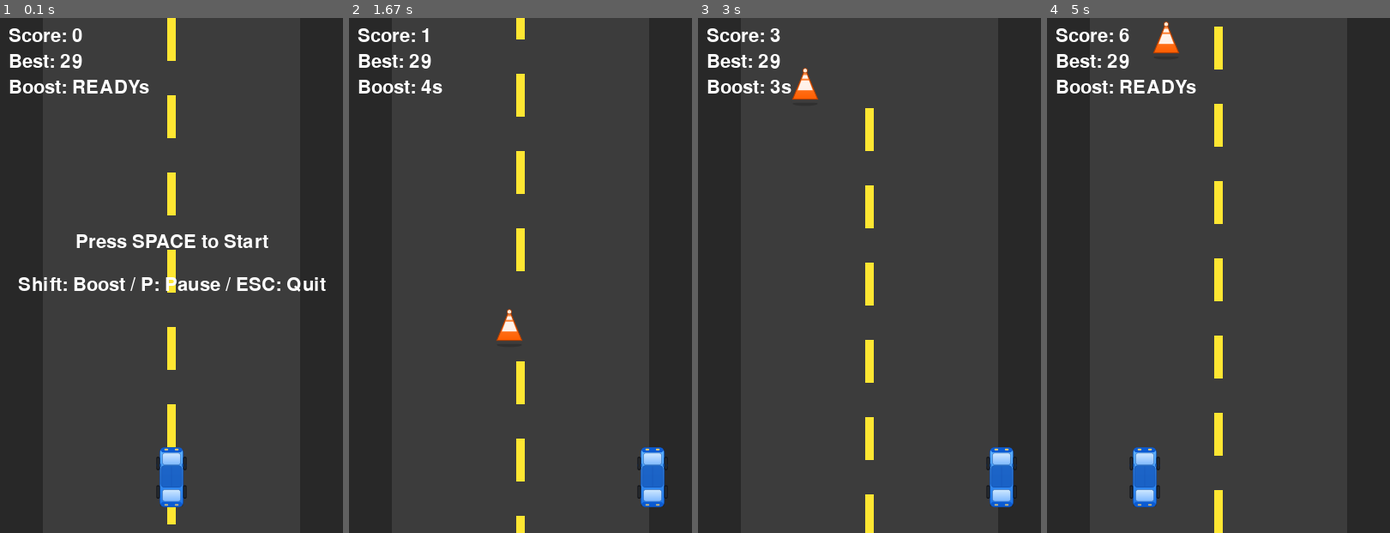
Above: before the commit, frames 1-4 (left to right).
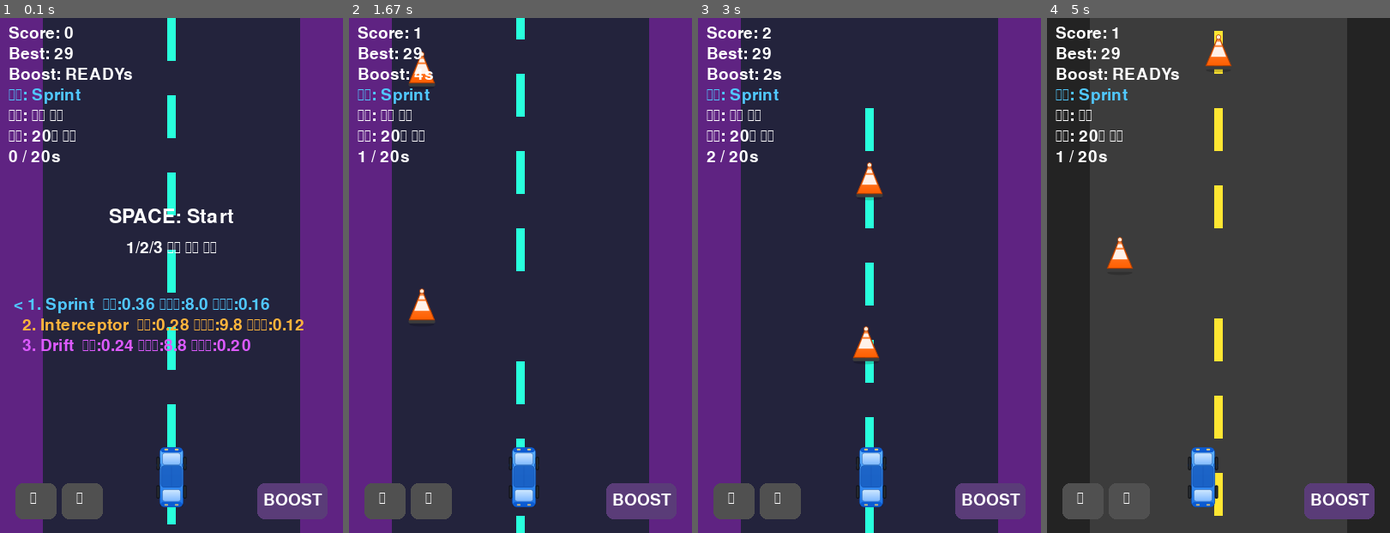
Above: after the commit, the same moments.

Repository: edumgt/pygame
Game: pygame game, started from car_race.py
Same seed, same stepped clock (60 frames per second), same inputs: the game is played once before the commit and once after it.
Inputs (mouse positions are in pixels of both pictures, inside the frame that each line leads up to):
- Up to frame 1 (0.1 s): no input
- Up to frame 2 (1.67 s): tap Space at 0.33, 1.07, 1.37 s; press the mouse at (640, 502) at 0.7 s; move the mouse to (623, 301) at 0.8 s; release the mouse at (606, 105) at 0.93 s; hold Shift 1-1.47 s; hold Right 1-1.47 s; click (383, 502) at 1.55 s, where only the run after the commit has a clickable "◀"
- Up to frame 3 (3 s): press the mouse at (732, 502) at 1.87 s; move the mouse to (763, 471) at 1.97 s; release the mouse at (794, 440) at 2.1 s; press the mouse at (989, 502) at 2.7 s; move the mouse to (931, 481) at 2.8 s; release the mouse at (869, 466) at 2.93 s
- Up to frame 4 (5 s): hold Right 3-3.47 s; tap Space at 3.07, 3.37, 4.23, 4.53, 4.8 s; click (1129, 502) at 3.55 s, where only the run after the commit has a clickable "▶"; tap Y at 3.83 s; hold Left 4.17-4.7 s; hold Left from 4.73 s (still down)

The runs differ from the first frame. In frame 1, 98% of the frame differs, in the area x 0-100%, y 0-100%; in frame 2, 99%; in frame 3, 99%; in frame 4, 7.7%.

Commit message:
feat: add advanced racing systems and build guide

Diff:
--- a/config.py
+++ b/config.py
@@ -8,20 +8,23 @@
     width: int = 400
     height: int = 600
     fps: int = 60
-    title: str = "🚗 자동차 경주 (Scene Manager 적용)"
+    title: str = "🚗 자동차 경주 (Advanced Edition)"
 
 
 @dataclass(frozen=True)
 class BalanceConfig:
-    car_speed: int = 5
-    boost_speed: int = 11
-    boost_duration_frames: int = 45
+    max_player_speed: float = 9.0
+    lane_change_speed: float = 0.15
+    boost_extra_speed: float = 4.0
+    boost_duration_frames: int = 40
     boost_cooldown_frames: int = 240
-    initial_obstacle_speed: float = 5.0
-    obstacle_speed_increase: float = 0.2
+    initial_enemy_speed: float = 4.2
+    enemy_speed_increase: float = 0.12
     initial_line_speed: float = 5.0
-    line_speed_increase: float = 0.05
+    line_speed_increase: float = 0.04
     score_tick_frames: int = 60
+    lane_count: int = 3
+    enemy_count: int = 3
 
 
 @dataclass(frozen=True)
@@ -55,3 +58,4 @@
 RED = (200, 30, 30)
 YELLOW = (255, 230, 50)
 ROAD_EDGE = (40, 40, 40)
+BLACK = (15, 15, 15)
--- a/core/game.py
+++ b/core/game.py
@@ -1,9 +1,10 @@
 import random
 import sys
+from dataclasses import dataclass
 
 import pygame
 
-from config import ASSETS, BALANCE, DISPLAY, GRAY, ITEMS, RED, ROAD_EDGE, SAVE, WHITE, YELLOW
+from config import ASSETS, BALANCE, DISPLAY, GRAY, ITEMS, RED, SAVE, WHITE, YELLOW
 from systems.resource_loader import ResourceLoader
 from systems.save_system import SaveSystem
 
@@ -15,6 +16,24 @@
     GAME_OVER = "game_over"
 
 
+@dataclass(frozen=True)
+class VehicleStat:
+    name: str
+    acceleration: float
+    max_speed: float
+    handling: float
+    color: tuple[int, int, int]
+
+
+@dataclass(frozen=True)
+class TrackTheme:
+    name: str
+    bg_color: tuple[int, int, int]
+    road_color: tuple[int, int, int]
+    edge_color: tuple[int, int, int]
+    line_color: tuple[int, int, int]
+
+
 class CarRaceGame:
     def __init__(self):
         pygame.init()
@@ -23,7 +42,8 @@
         self.screen = pygame.display.set_mode((DISPLAY.width, DISPLAY.height))
         pygame.display.set_caption(DISPLAY.title)
         self.clock = pygame.time.Clock()
-        self.font = pygame.font.SysFont(None, 32)
+        self.font = pygame.font.SysFont(None, 28)
+        self.large_font = pygame.font.SysFont(None, 34)
 
         self.loader = ResourceLoader()
         self.save_system = SaveSystem(SAVE.highscore_file)
@@ -34,20 +54,46 @@
         self.crash_sound = self.loader.load_sound(ASSETS.crash_sfx, volume=0.8)
         self.has_bgm = self.loader.load_bgm(ASSETS.bgm, volume=0.5)
 
+        self.vehicles = [
+            VehicleStat("Sprint", acceleration=0.36, max_speed=8.0, handling=0.16, color=(80, 200, 255)),
+            VehicleStat("Interceptor", acceleration=0.28, max_speed=9.8, handling=0.12, color=(255, 180, 60)),
+            VehicleStat("Drift", acceleration=0.24, max_speed=8.8, handling=0.2, color=(220, 90, 255)),
+        ]
+        self.selected_vehicle_idx = 0
+
+        self.track_themes = [
+            TrackTheme("도심", bg_color=(54, 64, 82), road_color=GRAY, edge_color=(35, 35, 35), line_color=YELLOW),
+            TrackTheme("사막", bg_color=(183, 145, 87), road_color=(105, 88, 75), edge_color=(130, 98, 58), line_color=(250, 230, 120)),
+            TrackTheme("야간 네온", bg_color=(16, 12, 34), road_color=(35, 35, 60), edge_color=(95, 35, 130), line_color=(40, 255, 220)),
+        ]
+        self.current_theme = self.track_themes[0]
+
         self.state = SceneState.START
         self.running = True
         self.reset_round()
 
+    def lane_positions(self):
+        left_bound = 60
+        right_bound = DISPLAY.width - 110
+        if BALANCE.lane_count == 1:
+            return [DISPLAY.width // 2 - 25]
+        interval = (right_bound - left_bound) / (BALANCE.lane_count - 1)
+        return [int(left_bound + interval * idx) for idx in range(BALANCE.lane_count)]
+
     def reset_round(self):
-        self.car_x = DISPLAY.width // 2 - 25
+        self.current_theme = random.choice(self.track_themes)
+        self.frame_counter = 0
+        self.lane_x = self.lane_positions()
+        self.player_target_x = self.lane_x[len(self.lane_x) // 2]
+        self.car_x = float(self.player_target_x)
+        self.car_velocity_x = 0.0
         self.car_y = DISPLAY.height - 110
 
-        self.obs_x = random.randint(80, DISPLAY.width - 130)
-        self.obs_y = -80
-        self.obs_speed = BALANCE.initial_obstacle_speed
+        self.enemy_speed = BALANCE.initial_enemy_speed
+        self.enemies = []
+        self.spawn_initial_enemies()
 
         self.score = 0
-        self.frame_counter = 0
         self.line_speed = BALANCE.initial_line_speed
         self.lines = [pygame.Rect(DISPLAY.width // 2 - 5, i, 10, 50) for i in range(0, DISPLAY.height, 90)]
 
@@ -57,6 +103,45 @@
 
         self.boost_timer = 0
         self.boost_cooldown = 0
+        self.boost_used_in_round = False
+
+        self.mission = self.generate_mission()
+        self.touch_start = None
+        self.mobile_left_pressed = False
+        self.mobile_right_pressed = False
+        self.mobile_boost_pressed = False
+
+    def spawn_initial_enemies(self):
+        for idx in range(BALANCE.enemy_count):
+            lane = idx % len(self.lane_x)
+            self.enemies.append(
+                {
+                    "lane": lane,
+                    "target_lane": lane,
+                    "x": self.lane_x[lane],
+                    "y": -220 * idx - 80,
+                    "speed_mul": random.uniform(0.92, 1.15),
+                    "ai_timer": random.randint(25, 110),
+                }
+            )
+
+    def generate_mission(self):
+        mission_type = random.choice(["survive", "no_boost"])
+        if mission_type == "survive":
+            return {
+                "type": "survive",
+                "label": "미션: 20초 생존",
+                "target_frames": DISPLAY.fps * 20,
+                "completed": False,
+                "failed": False,
+            }
+        return {
+            "type": "no_boost",
+            "label": "미션: 25초 노부스트",
+            "target_frames": DISPLAY.fps * 25,
+            "completed": False,
+            "failed": False,
+        }
 
     def start_bgm(self):
         if self.has_bgm:
@@ -74,21 +159,39 @@
 
             if event.type == pygame.KEYDOWN:
                 self.handle_keydown(event.key)
+            elif event.type == pygame.FINGERDOWN:
+                self.touch_start = (event.x * DISPLAY.width, event.y * DISPLAY.height)
+            elif event.type == pygame.FINGERUP:
+                self.handle_swipe((event.x * DISPLAY.width, event.y * DISPLAY.height))
+                self.touch_start = None
+            elif event.type == pygame.MOUSEBUTTONDOWN:
+                self.handle_mobile_button_press(event.pos, True)
+                self.touch_start = event.pos
+            elif event.type == pygame.MOUSEBUTTONUP:
+                self.handle_mobile_button_press(event.pos, False)
+                if self.touch_start:
+                    self.handle_swipe(event.pos)
+                self.touch_start = None
 
     def handle_keydown(self, key: int):
         if self.state == SceneState.START:
             if key == pygame.K_SPACE:
                 self.state = SceneState.PLAYING
                 self.start_bgm()
+            elif key == pygame.K_1:
+                self.selected_vehicle_idx = 0
+            elif key == pygame.K_2:
+                self.selected_vehicle_idx = 1
+            elif key == pygame.K_3:
+                self.selected_vehicle_idx = 2
             elif key == pygame.K_ESCAPE:
                 self.running = False
 
         elif self.state == SceneState.PLAYING:
             if key == pygame.K_p:
                 self.state = SceneState.PAUSED
-            elif key == pygame.K_LSHIFT and self.boost_cooldown == 0:
-                self.boost_timer = BALANCE.boost_duration_frames
-                self.boost_cooldown = BALANCE.boost_cooldown_frames
+            elif key == pygame.K_LSHIFT:
+                self.activate_boost()
             elif key == pygame.K_ESCAPE:
                 self.running = False
 
@@ -106,37 +209,106 @@
             elif key in (pygame.K_n, pygame.K_ESCAPE):
                 self.running = False
 
+    def activate_boost(self):
+        if self.boost_cooldown == 0:
+            self.boost_timer = BALANCE.boost_duration_frames
+            self.boost_cooldown = BALANCE.boost_cooldown_frames
+            self.boost_used_in_round = True
+            if self.mission["type"] == "no_boost" and not self.mission["completed"]:
+                self.mission["failed"] = True
+
+    def handle_mobile_button_press(self, pos, is_pressed):
+        left_btn, right_btn, boost_btn = self.mobile_button_rects()
+        if left_btn.collidepoint(pos):
+            self.mobile_left_pressed = is_pressed
+        if right_btn.collidepoint(pos):
+            self.mobile_right_pressed = is_pressed
+        if boost_btn.collidepoint(pos):
+            self.mobile_boost_pressed = is_pressed
+            if is_pressed and self.state == SceneState.PLAYING:
+                self.activate_boost()
+
+    def handle_swipe(self, end_pos):
+        if not self.touch_start or self.state != SceneState.PLAYING:
+            return
+        dx = end_pos[0] - self.touch_start[0]
+        dy = abs(end_pos[1] - self.touch_start[1])
+        if abs(dx) < 35 or abs(dx) < dy:
+            return
+        if dx > 0:
+            self.player_target_x = min(self.player_target_x + 90, self.lane_x[-1])
+        else:
+            self.player_target_x = max(self.player_target_x - 90, self.lane_x[0])
+
     def update_playing(self):
         self.frame_counter += 1
         keys = pygame.key.get_pressed()
-
-        current_speed = BALANCE.boost_speed if self.boost_timer > 0 else BALANCE.car_speed
-        if keys[pygame.K_LEFT] and self.car_x > 50:
-            self.car_x -= current_speed
-        if keys[pygame.K_RIGHT] and self.car_x < DISPLAY.width - 80:
-            self.car_x += current_speed
+        selected = self.vehicles[self.selected_vehicle_idx]
+
+        left_pressed = keys[pygame.K_LEFT] or self.mobile_left_pressed
+        right_pressed = keys[pygame.K_RIGHT] or self.mobile_right_pressed
+
+        accel = selected.acceleration
+        max_speed = min(selected.max_speed, BALANCE.max_player_speed)
+        if self.boost_timer > 0:
+            max_speed += BALANCE.boost_extra_speed
+
+        if left_pressed:
+            self.car_velocity_x -= accel
+        elif right_pressed:
+            self.car_velocity_x += accel
+        else:
+            self.car_velocity_x *= 0.85
+
+        self.car_velocity_x = max(-max_speed, min(max_speed, self.car_velocity_x))
+        self.car_x += self.car_velocity_x
+
+        snap_factor = BALANCE.lane_change_speed + selected.handling
+        self.car_x += (self.player_target_x - self.car_x) * snap_factor
+        self.car_x = max(50, min(DISPLAY.width - 100, self.car_x))
 
         if self.boost_timer > 0:
             self.boost_timer -= 1
         if self.boost_cooldown > 0:
             self.boost_cooldown -= 1
 
-        self.update_obstacle()
+        self.update_enemies()
         self.update_shield_item()
+        self.update_mission_state()
         self.handle_collisions()
         self.move_lines()
 
         if self.frame_counter % BALANCE.score_tick_frames == 0:
             self.score += 1
 
-    def update_obstacle(self):
-        self.obs_y += self.obs_speed
-        if self.obs_y > DISPLAY.height:
-            self.obs_y = -80
-            self.obs_x = random.randint(80, DISPLAY.width - 130)
-            self.score += 1
-            self.obs_speed += BALANCE.obstacle_speed_increase
-            self.line_speed += BALANCE.line_speed_increase
+    def update_enemies(self):
+        player_lane = min(range(len(self.lane_x)), key=lambda idx: abs(self.lane_x[idx] - self.car_x))
+
+        for enemy in self.enemies:
+            enemy["ai_timer"] -= 1
+            if enemy["ai_timer"] <= 0:
+                enemy["ai_timer"] = random.randint(30, 100)
+                close_to_player = abs(enemy["y"] - self.car_y) < 180
+                if close_to_player and random.random() < 0.65:
+                    enemy["target_lane"] = player_lane  # 블로킹
+                else:
+                    delta = random.choice([-1, 0, 1])
+                    enemy["target_lane"] = max(0, min(len(self.lane_x) - 1, enemy["lane"] + delta))
+
+            enemy["x"] += (self.lane_x[enemy["target_lane"]] - enemy["x"]) * 0.13
+            if abs(enemy["x"] - self.lane_x[enemy["target_lane"]]) < 3:
+                enemy["lane"] = enemy["target_lane"]
+
+            enemy["y"] += self.enemy_speed * enemy["speed_mul"]
+
+            if enemy["y"] > DISPLAY.height + 100:
+                enemy["y"] = random.randint(-360, -80)
+                enemy["lane"] = random.randint(0, len(self.lane_x) - 1)
+                enemy["target_lane"] = enemy["lane"]
+                enemy["x"] = self.lane_x[enemy["lane"]]
+                self.score += 2
+                self.enemy_speed += BALANCE.enemy_speed_increase
+                self.line_speed += BALANCE.line_speed_increase
 
     def update_shield_item(self):
         if self.shield_item:
@@ -152,26 +324,35 @@
                 self.shield_item = pygame.Rect(x, -h, w, h)
                 self.next_shield_spawn = ITEMS.shield_spawn_interval_frames
 
+    def update_mission_state(self):
+        if self.mission["completed"] or self.mission["failed"]:
+            return
+
+        if self.frame_counter >= self.mission["target_frames"]:
+            self.mission["completed"] = True
+            self.score += 30
+
     def handle_collisions(self):
         car_rect = pygame.Rect(self.car_x, self.car_y, 50, 90)
-        obs_rect = pygame.Rect(self.obs_x, self.obs_y, 50, 80)
 
         if self.shield_item and car_rect.colliderect(self.shield_item):
             self.shield_active = True
             self.shield_item = None
 
-        if car_rect.colliderect(obs_rect):
-            if self.shield_active:
-                self.shield_active = False
-                self.obs_y = -80
-                self.obs_x = random.randint(80, DISPLAY.width - 130)
+        for enemy in self.enemies:
+            enemy_rect = pygame.Rect(enemy["x"], enemy["y"], 50, 80)
+            if car_rect.colliderect(enemy_rect):
+                if self.shield_active:
+                    self.shield_active = False
+                    enemy["y"] = random.randint(-220, -80)
+                    return
+
+                if self.crash_sound:
+                    self.crash_sound.play()
+                self.stop_bgm()
+                self.state = SceneState.GAME_OVER
+                self.high_score = self.save_system.update_highscore(self.score)
                 return
-
-            if self.crash_sound:
-                self.crash_sound.play()
-            self.stop_bgm()
-            self.state = SceneState.GAME_OVER
-            self.high_score = self.save_system.update_highscore(self.score)
 
     def move_lines(self):
         for line in self.lines:
@@ -180,11 +361,12 @@
                 line.y = -90
 
     def draw_base_scene(self):
-        self.screen.fill(GRAY)
-        pygame.draw.rect(self.screen, ROAD_EDGE, [0, 0, 50, DISPLAY.height])
-        pygame.draw.rect(self.screen, ROAD_EDGE, [DISPLAY.width - 50, 0, 50, DISPLAY.height])
+        self.screen.fill(self.current_theme.bg_color)
+        pygame.draw.rect(self.screen, self.current_theme.edge_color, [0, 0, 50, DISPLAY.height])
+        pygame.draw.rect(self.screen, self.current_theme.edge_color, [DISPLAY.width - 50, 0, 50, DISPLAY.height])
+        pygame.draw.rect(self.screen, self.current_theme.road_color, [50, 0, DISPLAY.width - 100, DISPLAY.height])
         for line in self.lines:
-            pygame.draw.rect(self.screen, YELLOW, line)
+            pygame.draw.rect(self.screen, self.current_theme.line_color, line)
 
     def draw_hud(self):
         score_text = self.font.render(f"Score: {self.score}", True, WHITE)
@@ -194,14 +376,28 @@
             True,
             WHITE,
         )
-
-        self.screen.blit(score_text, (10, 10))
-        self.screen.blit(high_text, (10, 40))
-        self.screen.blit(boost_text, (10, 70))
+        vehicle = self.vehicles[self.selected_vehicle_idx]
+        vehicle_text = self.font.render(f"차량: {vehicle.name}", True, vehicle.color)
+        mission_color = (120, 255, 150) if self.mission["completed"] else ((255, 120, 120) if self.mission["failed"] else WHITE)
+        mission_text = self.font.render(self.mission["label"], True, mission_color)
+        mission_prog = self.font.render(
+            f"{min(self.frame_counter // DISPLAY.fps, self.mission['target_frames'] // DISPLAY.fps)} / {self.mission['target_frames'] // DISPLAY.fps}s",
+            True,
+            mission_color,
+        )
+        theme_text = self.font.render(f"트랙: {self.current_theme.name}", True, WHITE)
+
+        self.screen.blit(score_text, (10, 8))
+        self.screen.blit(high_text, (10, 32))
+        self.screen.blit(boost_text, (10, 56))
+        self.screen.blit(vehicle_text, (10, 80))
+        self.screen.blit(theme_text, (10, 104))
+        self.screen.blit(mission_text, (10, 128))
+        self.screen.blit(mission_prog, (10, 152))
 
         if self.shield_active:
             shield_text = self.font.render("Shield: ON", True, (80, 220, 255))
-            self.screen.blit(shield_text, (DISPLAY.width - 150, 10))
+            self.screen.blit(shield_text, (DISPLAY.width - 145, 10))
 
     def draw_items(self):
         if self.shield_item:
@@ -211,21 +407,48 @@
             aura_rect = pygame.Rect(self.car_x - 5, self.car_y - 5, 60, 100)
             pygame.draw.ellipse(self.screen, (80, 220, 255), aura_rect, 3)
 
+    def draw_mobile_controls(self):
+        left_btn, right_btn, boost_btn = self.mobile_button_rects()
+        pygame.draw.rect(self.screen, (80, 80, 80), left_btn, border_radius=8)
+        pygame.draw.rect(self.screen, (80, 80, 80), right_btn, border_radius=8)
+        pygame.draw.rect(self.screen, (90, 60, 120), boost_btn, border_radius=8)
+        self.screen.blit(self.font.render("◀", True, WHITE), (left_btn.x + 17, left_btn.y + 8))
+        self.screen.blit(self.font.render("▶", True, WHITE), (right_btn.x + 17, right_btn.y + 8))
+        self.screen.blit(self.font.render("BOOST", True, WHITE), (boost_btn.x + 7, boost_btn.y + 10))
+
+    def mobile_button_rects(self):
+        return (
+            pygame.Rect(18, DISPLAY.height - 58, 48, 42),
+            pygame.Rect(72, DISPLAY.height - 58, 48, 42),
+            pygame.Rect(DISPLAY.width - 100, DISPLAY.height - 58, 82, 42),
+        )
+
     def draw_overlay_text(self, message: str, sub_message: str):
-        text1 = self.font.render(message, True, RED if "Game Over" in message else WHITE)
+        text1 = self.large_font.render(message, True, RED if "Game Over" in message else WHITE)
         text2 = self.font.render(sub_message, True, WHITE)
-        self.screen.blit(text1, (DISPLAY.width // 2 - text1.get_width() // 2, DISPLAY.height // 2 - 50))
-        self.screen.blit(text2, (DISPLAY.width // 2 - text2.get_width() // 2, DISPLAY.height // 2))
+        self.screen.blit(text1, (DISPLAY.width // 2 - text1.get_width() // 2, DISPLAY.height // 2 - 80))
+        self.screen.blit(text2, (DISPLAY.width // 2 - text2.get_width() // 2, DISPLAY.height // 2 - 42))
+
+    def draw_start_menu(self):
+        self.draw_overlay_text("SPACE: Start", "1/2/3 으로 차량 선택")
+        y = DISPLAY.height // 2
+        for idx, vehicle in enumerate(self.vehicles, start=1):
+            selected = "<" if idx - 1 == self.selected_vehicle_idx else " "
+            line = f"{selected} {idx}. {vehicle.name}  가속:{vehicle.acceleration:.2f} 최고속:{vehicle.max_speed:.1f} 핸들링:{vehicle.handling:.2f}"
+            txt = self.font.render(line, True, vehicle.color)
+            self.screen.blit(txt, (16, y + idx * 24))
 
     def render(self):
         self.draw_base_scene()
         self.draw_items()
+        for enemy in self.enemies:
+            self.screen.blit(self.obs_img, (enemy["x"], enemy["y"]))
         self.screen.blit(self.car_img, (self.car_x, self.car_y))
-        self.screen.blit(self.obs_img, (self.obs_x, self.obs_y))
         self.draw_hud()
+        self.draw_mobile_controls()
 
         if self.state == SceneState.START:
-            self.draw_overlay_text("Press SPACE to Start", "Shift: Boost / P: Pause / ESC: Quit")
+            self.draw_start_menu()
         elif self.state == SceneState.PAUSED:
             self.draw_overlay_text("Paused", "Press P to Resume")
         elif self.state == SceneState.GAME_OVER:
Not shown, changed: Readme.md
